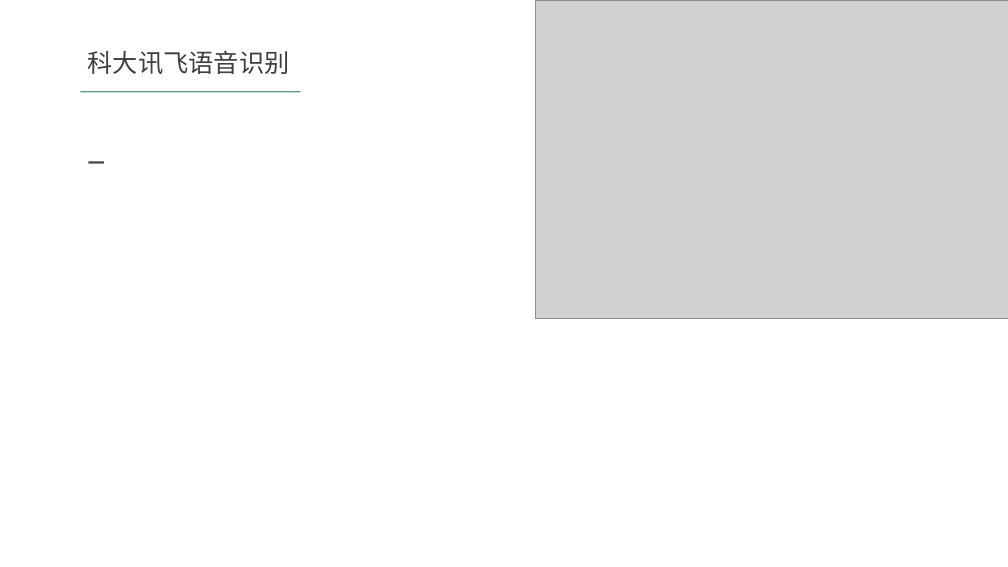
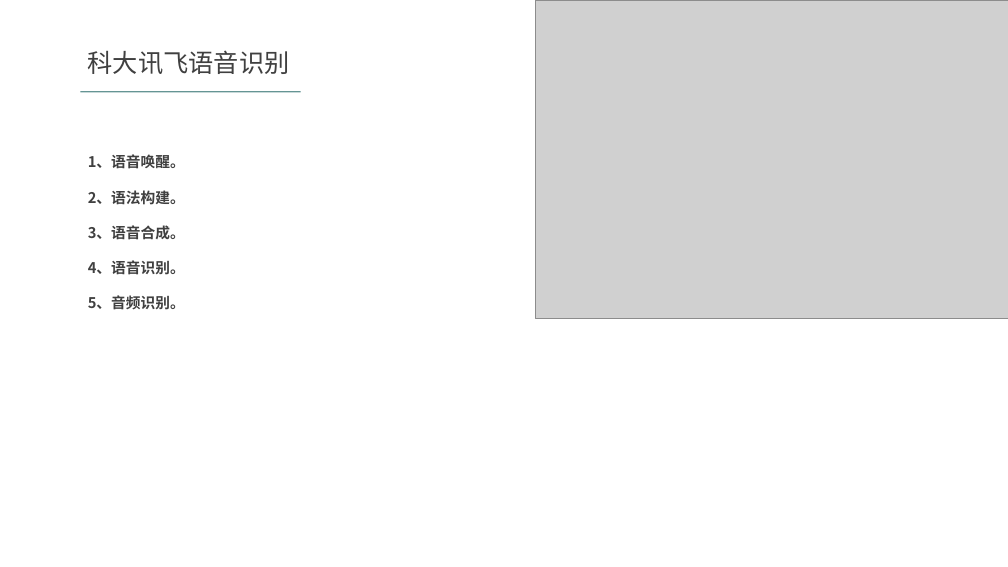
Before and after one commit to gs-wlzhou/FormalDefense, a slide deck: slide 17 of 转正答辩.pptx (slide 16 before the commit). Drawn at 1008x567 pixels with LibreOffice and Linux fonts; fonts in the diff are those of the drawing; grey boxes stand for pictures. Boxes give left, top, right and bottom in pixels: in the first picture for what was removed or moved away, otherwise in the second. Text is boxed around its words. In the diff, an @@ line names an element or a change of style, - is before the commit and + after.

```diff
--- a/转正答辩.pptx
+++ b/转正答辩.pptx
@@ text at [88, 154, 185, 310]: text changed; size 16 to 14 pt @@
-一
+1、语音唤醒。
+2、语法构建。
+3、语音合成。
+4、语音识别。
+5、音频识别。
```
Also in this commit, not shown: 11 other slides changed, 1 slide added.
